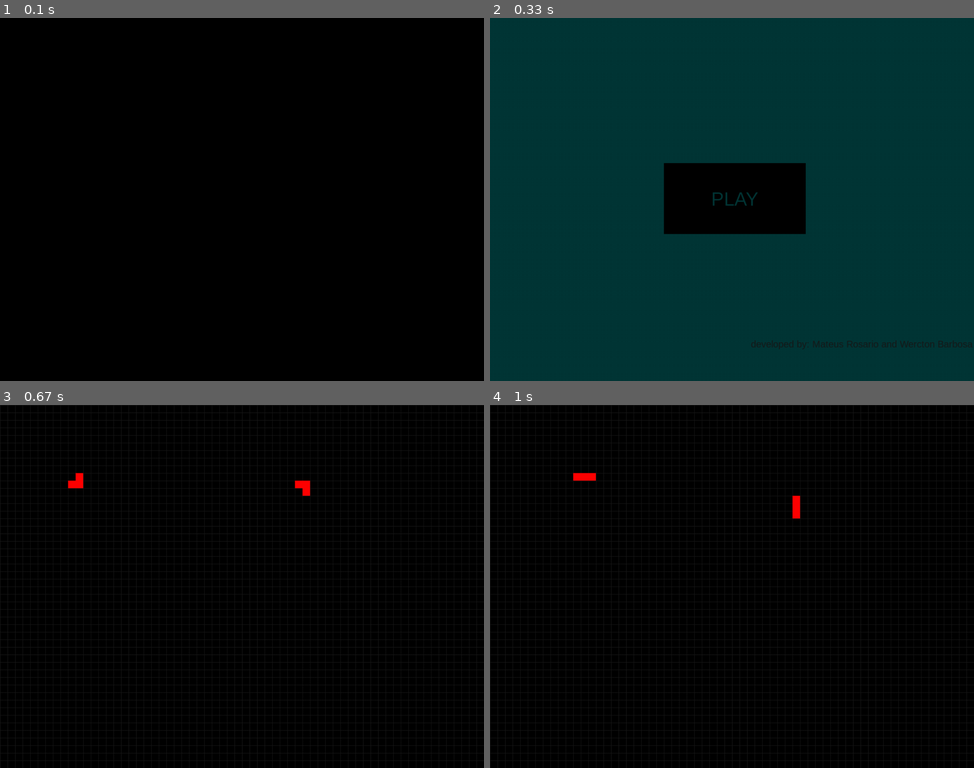
Above: before the commit, frames 1-4 (two rows, left to right).
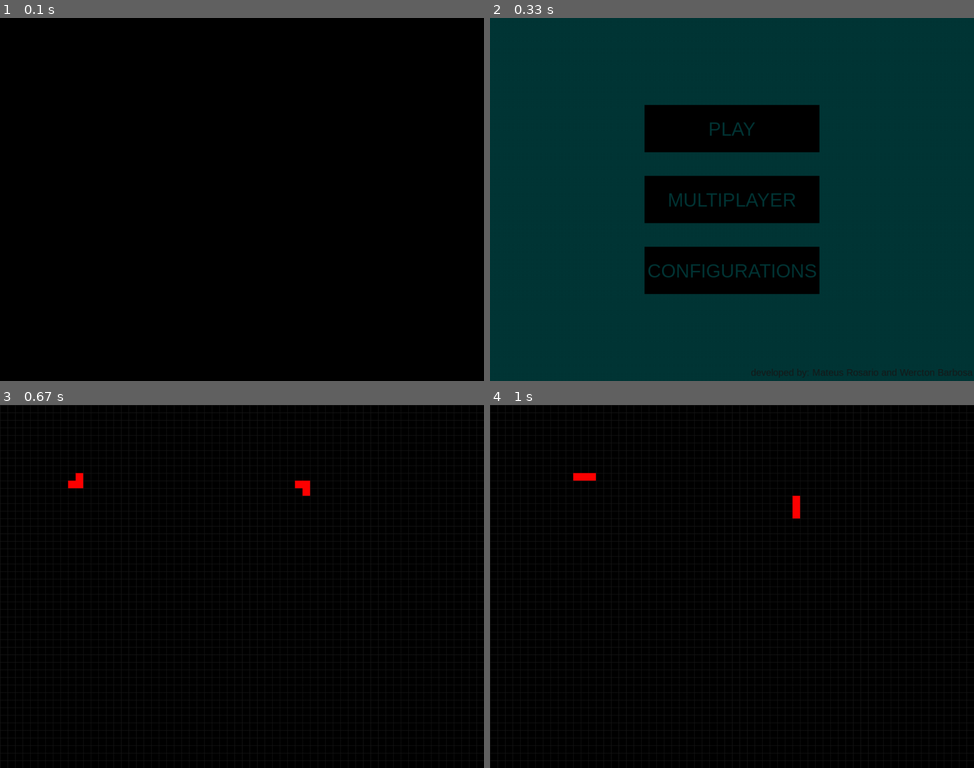
Above: after the commit, the same moments.

Repository: VVR-DEVS/snake-pygame
Game: pygame game, started from run.py
Same seed, same stepped clock (60 frames per second), same inputs: the game is played once before the commit and once after it.
Inputs (mouse positions are in pixels of both pictures, inside the frame that each line leads up to):
- Up to frame 1 (0.1 s): no input
- Up to frame 2 (0.33 s): no input
- Up to frame 3 (0.67 s): click "PLAY" at 0.43 s
- Up to frame 4 (1 s): hold Right from 0.67 s (still down); move the mouse to (736, 611) at 0.7 s

Frame 1 is identical in both runs. In frame 2, 12% of the frame differs, in the area x 31-100%, y 24-99%; in frame 3, nothing differs; in frame 4, nothing differs.

Commit message:
start_screen improved, settings file renamed to constants

Diff:
--- a/client/client.py
+++ b/client/client.py
@@ -1,6 +1,6 @@
 import socket
 from utils.position import Position
-from utils.settings import PORT, HOST
+from utils import PORT, HOST
 from elements.snake import Snake
 
 
--- a/elements/snake.py
+++ b/elements/snake.py
@@ -1,6 +1,6 @@
 import pygame as pg
 import re
-from utils import Position, settings
+from utils import *
 
 class Snake:
     """This class represents the Snakes that will apear on Screen
@@ -19,7 +19,7 @@
 
 
     def __init__(self, head, size, direction, id_player=None, body=None):
-        self.snake_skin = pg.Surface((settings.TILESIZE, settings.TILESIZE))
+        self.snake_skin = pg.Surface((TILESIZE, TILESIZE))
         self.id = id_player
         self.size = size
         self.direction = direction
@@ -44,11 +44,11 @@
 
     def draw(self, bildschirm):
         for pos in self.body:
-            bildschirm.blit(self.snake_skin, (int(pos[0]) * settings.TILESIZE, int(pos[1]) * settings.TILESIZE))
+            bildschirm.blit(self.snake_skin, (int(pos[0]) * TILESIZE, int(pos[1]) * TILESIZE))
 
     def update(self):
-        last_collum = settings.WIDTH / settings.TILESIZE
-        last_row = settings.HEIGHT / settings.TILESIZE
+        last_collum = WIDTH / TILESIZE
+        last_row = HEIGHT / TILESIZE
 
         for i in range(len(self.body) - 1, 0, -1):
             self.body[i].set(self.body[i - 1][0], self.body[i - 1][1])
--- a/run.py
+++ b/run.py
@@ -1,8 +1,12 @@
 import pygame as pg
 import sys
+
 from server import start_server
 from utils import Position
-from utils.settings import *
+from utils import Setting
+from utils import WINDOW_SIZE
+from utils import TITLE
+from utils import FPS
 from elements.snake import Snake
 from screens.menus.start_screen import StartScreen
 
@@ -11,10 +15,12 @@
     running = True
     screens = []
     window = None
+    settings = None
 
-    def __init__(self, window, home_screen):
+    def __init__(self, window, settings, home_screen):
         self.screens.append(home_screen)
         self.window = window
+        self.settings = settings
 
     def push_screen(self, screen):
         self.screens.append(screen)
@@ -28,11 +34,12 @@
 
 def run():
     pg.init()
+    settings = Setting.load_settings()
     window = pg.display.set_mode(WINDOW_SIZE)
     clock = pg.time.Clock()
     pg.display.set_caption(TITLE)
 
-    context = AppContext(window, StartScreen())
+    context = AppContext(window, settings, StartScreen())
 
     while context.running:
         clock.tick(FPS)
--- a/screens/game_screen.py
+++ b/screens/game_screen.py
@@ -1,5 +1,5 @@
 from utils import Position
-from utils.settings import *
+from utils import *
 from client import Client
 from elements.snake import Snake
 from screens.screen import Screen
--- a/screens/local_game_screen.py
+++ b/screens/local_game_screen.py
@@ -1,5 +1,5 @@
 from utils import Position
-from utils.settings import *
+from utils import *
 from elements.snake import Snake
 from screens.screen import Screen
 import pygame as pg
--- a/screens/menus/start_screen.py
+++ b/screens/menus/start_screen.py
@@ -1,5 +1,5 @@
 from utils import Position
-from utils.settings import *
+from utils import *
 from screens.screen import Screen
 import pygame as pg
 from screens.local_game_screen import LocalGameScreen
@@ -10,44 +10,51 @@
 
     def __init__(self):
         self.font = pg.font.SysFont('arial', 40)
-        self.button_play_multiplayer = Button(300, 150, 'PLAY', self.font)
+        self.button_play = Button(WIDTH / 2 - 185, HEIGHT / 2 - 200, 'PLAY', self.font)
+        self.button_play_multiplayer = Button(WIDTH / 2 - 185, HEIGHT / 2 - 50, 'MULTIPLAYER', self.font)
+        self.button_configs = Button(WIDTH / 2 - 185, HEIGHT / 2 + 100, 'CONFIGURATIONS', self.font)
 
 
     def run(self, context):
         def start_game():
             context.push_screen(LocalGameScreen())
 
+        def start_multiplayer_game():
+            context.push_screen(MultiPlayerGameScreen())
+
         context.window.fill(BLUE)
 
-        text_credits = pg.font.SysFont('sans', 20).render('developed by: Mateus Rosario and Wercton Barbosa', True,
-                                                          GREY)
+        text_credits = pg.font.SysFont('sans', 20).render('developed by: Mateus Rosario and Wercton Barbosa', True,GREY)
 
-        # TODO solve conflict
-        self.button_play_multiplayer.run(context.window, start_game)
-
+        mouse_event = False
         for event in pg.event.get():
             if event.type == pg.QUIT:
                 context.exit_app()
             elif event.type == pg.KEYDOWN:
                 if event.key == pg.K_ESCAPE:
                     context.exit_app()
+            elif event.type == pg.MOUSEBUTTONDOWN:
+                mouse_event = True
 
-        context.window.blit(text_credits, (WIDTH / 2 + 40, HEIGHT - 90))
+        self.button_play.run(context.window, mouse_event, start_game)
+        self.button_play_multiplayer.run(context.window, mouse_event, start_multiplayer_game)
+        self.button_configs.run(context.window, mouse_event, lambda: None)
+
+        context.window.blit(text_credits, (WIDTH / 2 + 40, HEIGHT - 30))
         pg.display.update()
 
 class Button:
     def __init__(self, x, y, label, font):
-        self.rect = pg.rect.Rect(23 * TILESIZE, HEIGHT / 2.5, x, y)
+        self.rect = pg.rect.Rect(x, y, 370, 100)
         self.text = font.render(label, True, BLUE)
         self.text_rect = self.text.get_rect()
         self.text_rect.center = self.rect.center
 
-    def run(self, window, on_click):
-        for event in pg.event.get():
-            if event.type == pg.MOUSEBUTTONDOWN:
-                mouse_pos = event.pos
-                if self.rect.collidepoint(mouse_pos):
-                    on_click()
+    def run(self, window, mouseevent, on_click):
+        if mouseevent:
+            mouse_pos = pg.mouse.get_pos()
+            if self.rect.collidepoint(mouse_pos):
+                on_click()
 
         self.draw(window)
 
--- a/server/server.py
+++ b/server/server.py
@@ -4,7 +4,7 @@
 from elements.snake import Snake
 from server.match import Match
 
-from utils.settings import PORT, HOST
+from utils import PORT, HOST
 
 
 class Server:
--- a/utils/__init__.py
+++ b/utils/__init__.py
@@ -1,2 +1,3 @@
 from utils.position import Position
-from utils import settings
+from utils.settingsload import Setting
+from utils.constants import TITLE, WIDTH, HEIGHT, WINDOW_SIZE, FPS, BLACK, GREY, PURPLE, BLUE, PINK, TILESIZE, GRIDWIDTH, GRIDHEIGHT, NUM_PLAYERS_MATCHES, PORT, HOST, BUTTONWIDTH, BUTTONHEIGHT
--- a/utils/settings.py
+++ b/utils/constants.py
@@ -1,4 +1,4 @@
-TITLE = "Schlangenspiel Online"
+TITLE = "Snake Game Multiplayer"
 WIDTH = 1024
 HEIGHT = 768
 WINDOW_SIZE = (WIDTH, HEIGHT)
@@ -13,8 +13,8 @@
 
 # GAME WORK SETTINGS
 TILESIZE = 16
-GRIDWIDTH = WIDTH / TILESIZE
-GRIDHEIGHT = HEIGHT / TILESIZE
+GRIDWIDTH = 64
+GRIDHEIGHT = 48
 
 # Possible number of player in matches
 NUM_PLAYERS_MATCHES = [2, 4]
@@ -22,3 +22,5 @@
 # Server Adress
 PORT = 5578
 HOST = 'localhost'
+BUTTONWIDTH = 200
+BUTTONHEIGHT = 50
